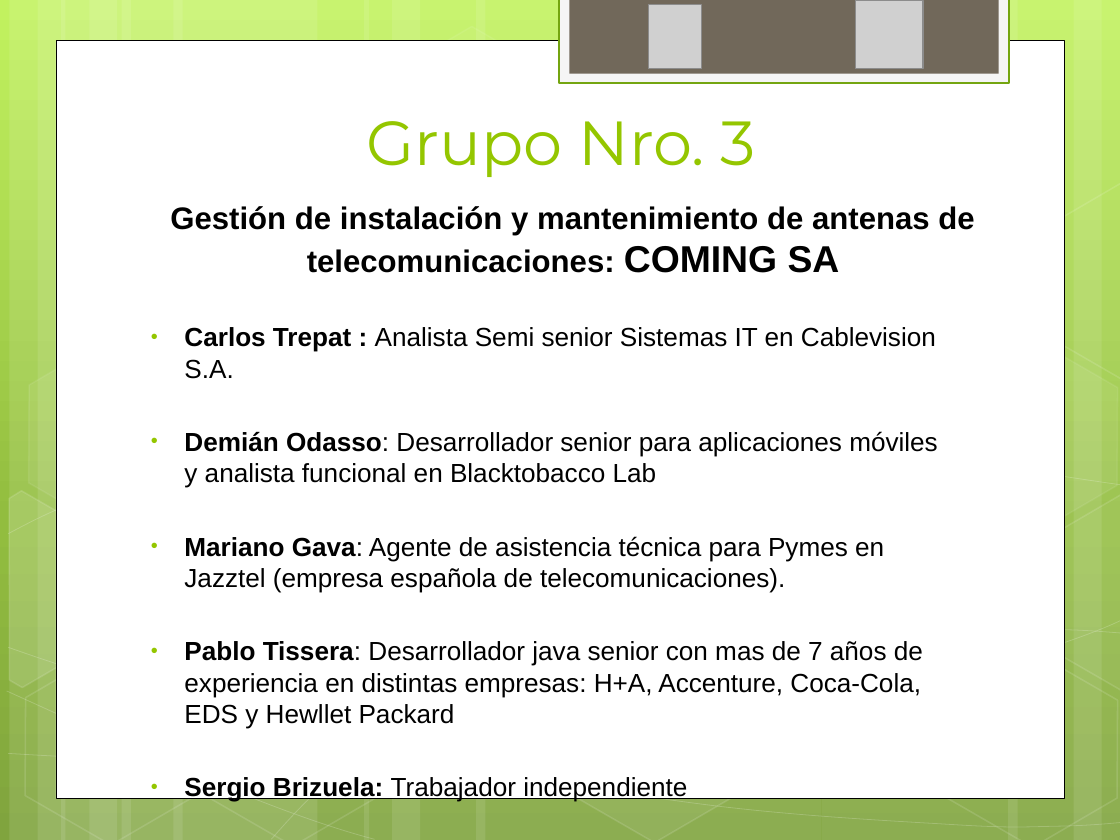
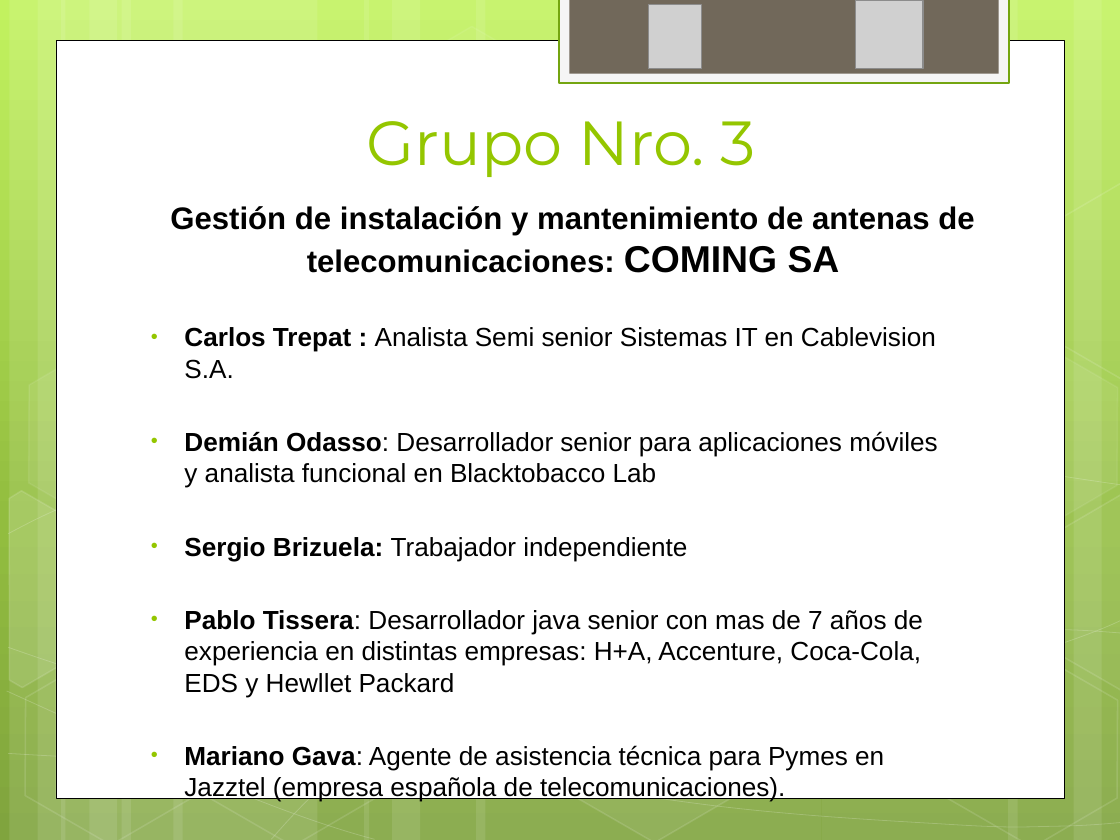
Before and after one commit to ptissera/habilitacion-profesional-2012-4k4, a slide deck: slide 2 of Documentacion/Informe Preliminar/Presentacion Informe Preliminar.pptx. Drawn at 1120x840 pixels with LibreOffice and Linux fonts; fonts in the diff are those of the drawing; grey boxes stand for pictures. Boxes give left, top, right and bottom in pixels: in the first picture for what was removed or moved away, otherwise in the second. Text is boxed around its words. In the diff, an @@ line names an element or a change of style, - is before the commit and + after.

```diff
--- a/Documentacion/Informe Preliminar/Presentacion Informe Preliminar.pptx
+++ b/Documentacion/Informe Preliminar/Presentacion Informe Preliminar.pptx
@@ text at (184,537,923,698): paragraphs added @@
+• Sergio Brizuela: Trabajador independiente
+• Pablo Tissera: Desarrollador java senior con mas de 7 años de experiencia en distintas empresas: H+A, Accenture, Coca-Cola, EDS y Hewllet Packard
@@ text at (184,641,923,729): paragraphs removed @@
-• Pablo Tissera: Desarrollador java senior con mas de 7 años de experiencia en distintas empresas: H+A, Accenture, Coca-Cola, EDS y Hewllet Packard
-• Sergio Brizuela: Trabajador independiente
```
Also in this commit, not shown: 2 other slides changed.
